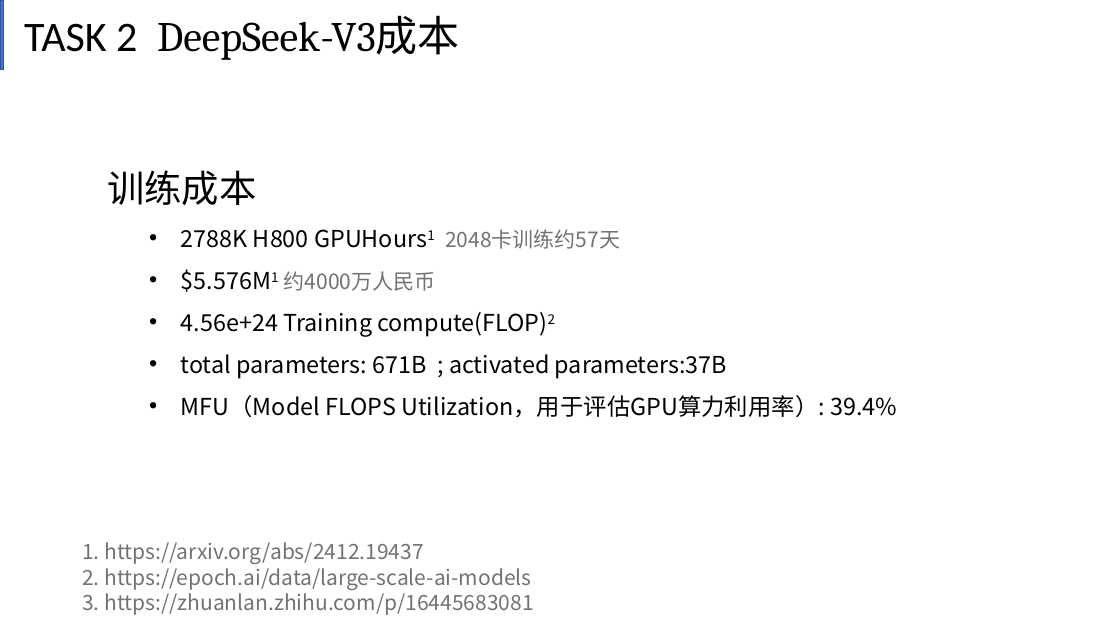
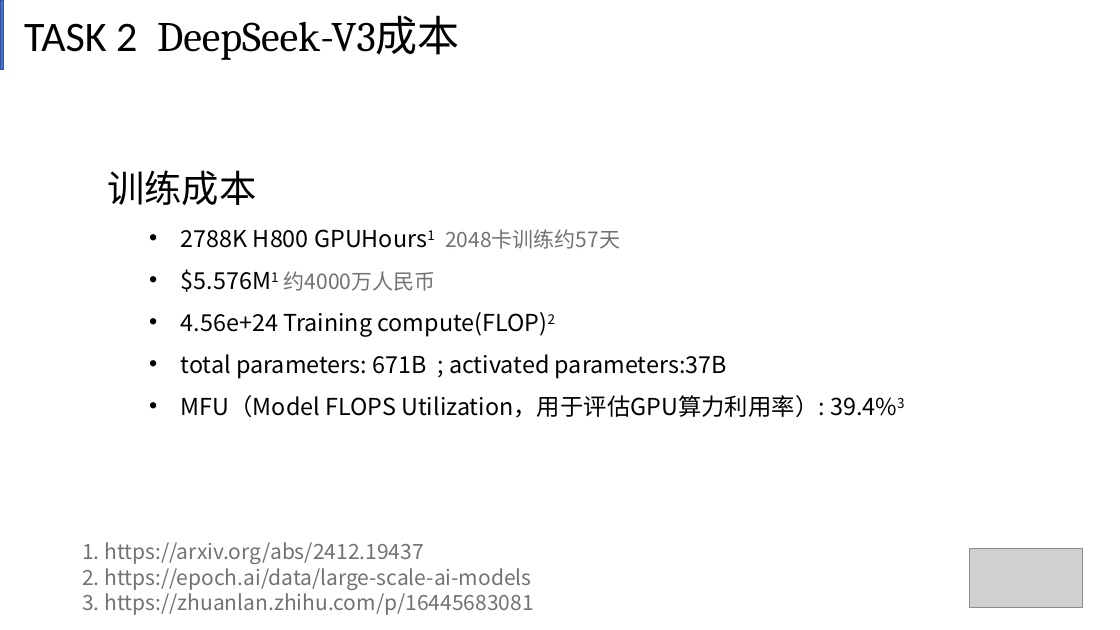
Before and after one commit to Count-group/project1, a slide deck: slide 12 of 计算机组成原理第一次创新作业.pptx. Drawn at 1120x630 pixels with LibreOffice and Linux fonts; fonts in the diff are those of the drawing; grey boxes stand for pictures. Boxes give left, top, right and bottom in pixels: in the first picture for what was removed or moved away, otherwise in the second. Text is boxed around its words. In the diff, an @@ line names an element or a change of style, - is before the commit and + after.

```diff
--- a/计算机组成原理第一次创新作业.pptx
+++ b/计算机组成原理第一次创新作业.pptx
@@ text at box(181, 395, 905, 418): text changed @@
-  • MFU（Model FLOPS Utilization，用于评估GPU算力利用率）: 39.4%
+  • MFU（Model FLOPS Utilization，用于评估GPU算力利用率）: 39.4%3
@@ picture added at box(970, 549, 1083, 607) @@
```
Also in this commit, not shown: 17 other slides changed.
